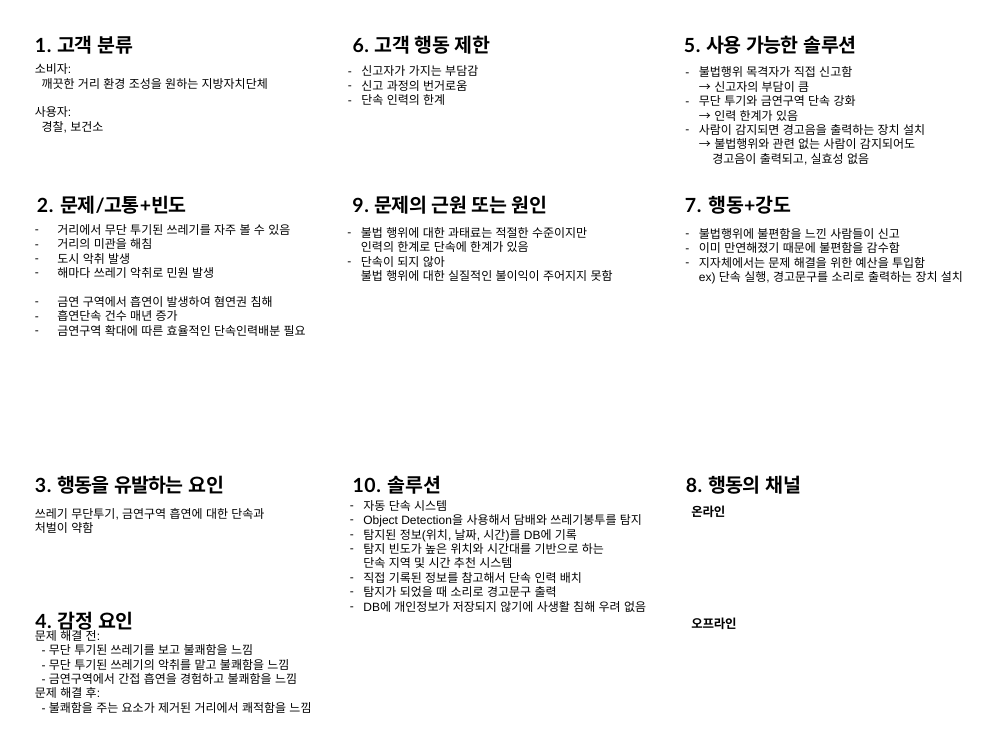
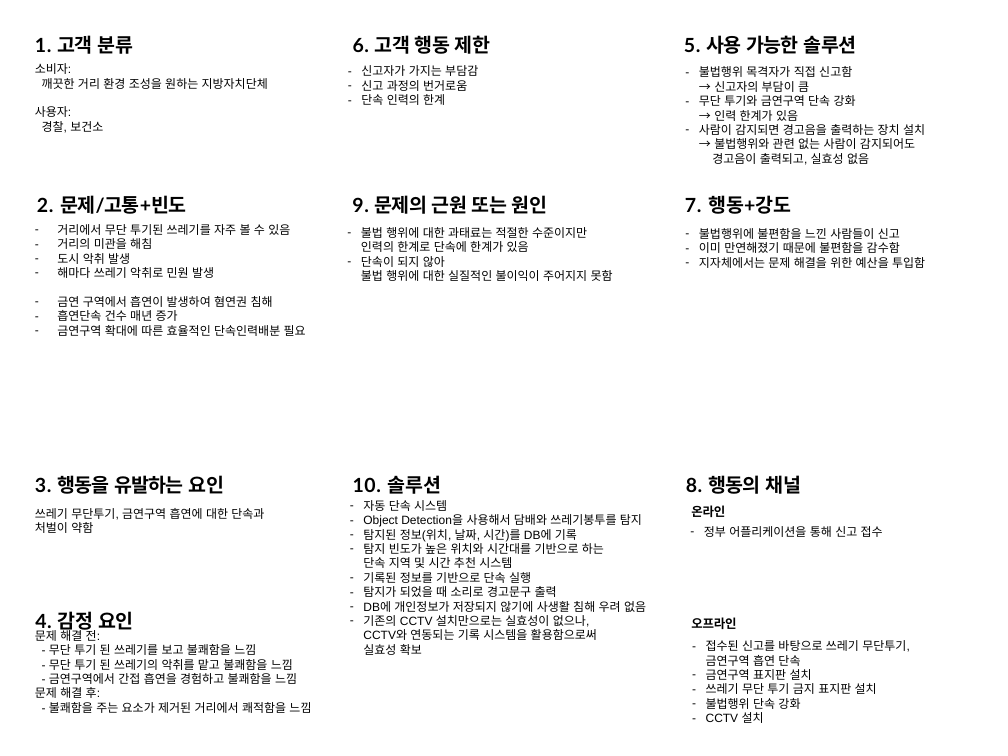
Before and after one commit to Dehkartes/K-Hackaton_11_Zenith, a slide deck: slide 1 of Document/Preliminary Submissions/1. Ideation.pptx. Drawn at 1008x756 pixels with LibreOffice and Linux fonts; fonts in the diff are those of the drawing; background and template pictures are left out. Boxes give left, top, right and bottom in pixels: in the first picture for what was removed or moved away, otherwise in the second. Text is boxed around its words. In the diff, an @@ line names an element or a change of style, - is before the commit and + after.

```diff
--- a/Document/Preliminary Submissions/1. Ideation.pptx
+++ b/Document/Preliminary Submissions/1. Ideation.pptx
@@ text at [699,257,925,268]: text changed @@
-– 지자체에서는 문제 해결을 위한 예산을 투입함
-  ex) 단속 실행, 경고문구를 소리로 출력하는 장치 설치
+– 지자체에서는 문제 해결을 위한 예산을 투입함
@@ text added at [704,526,883,537], 12 pt, text #000000 @@
+– 정부 어플리케이션을 통해 신고 접수
@@ text at [363,572,531,583]: text changed @@
-– 직접 기록된 정보를 참고해서 단속 인력 배치
+– 기록된 정보를 기반으로 단속 실행
@@ text at [363,615,597,655]: paragraph added @@
+– 기존의 CCTV 설치만으로는 실효성이 없으나,
+  CCTV와 연동되는 기록 시스템을 활용함으로써
+  실효성 확보
@@ text at [49,644,293,670]: spaces changed @@
-- 무단 투기된 쓰레기를 보고 불쾌함을 느낌
-- 무단 투기된 쓰레기의 악취를 맡고 불쾌함을 느낌
+- 무단 투기 된 쓰레기를 보고 불쾌함을 느낌
+- 무단 투기 된 쓰레기의 악취를 맡고 불쾌함을 느낌
@@ text added at [706,640,910,723], 12 pt, text #000000 @@
+– 접수된 신고를 바탕으로 쓰레기 무단투기, 금연구역 흡연 단속
+– 금연구역 표지판 설치
+– 쓰레기 무단 투기 금지 표지판 설치
+– 불법행위 단속 강화
+– CCTV 설치
```
